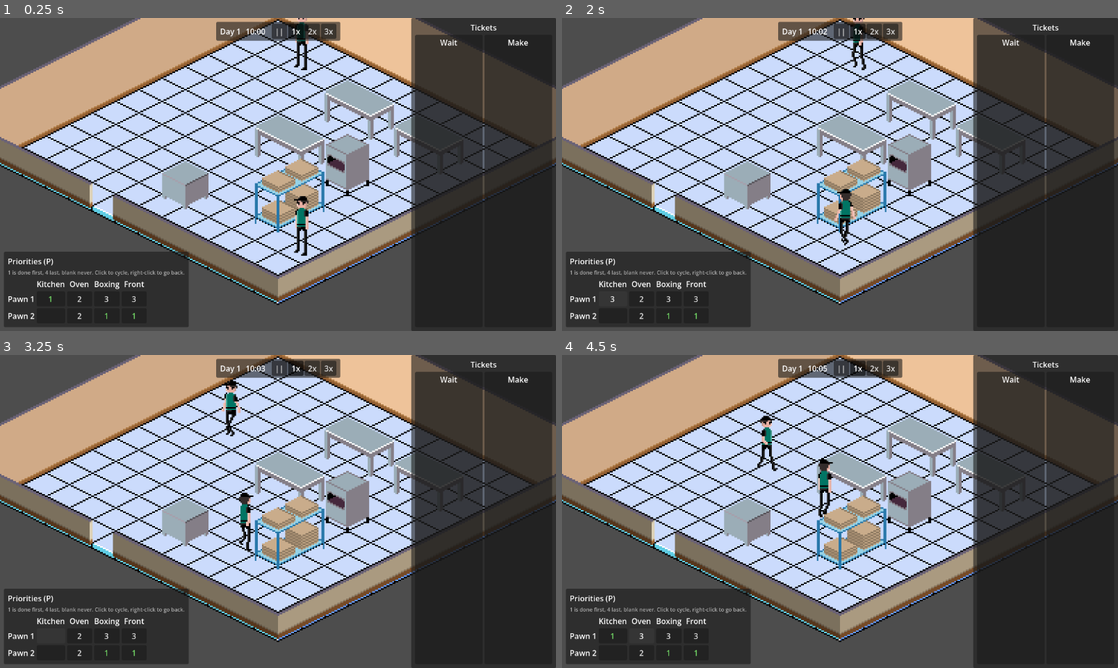
Above: before the commit, frames 1-4 (two rows, left to right).
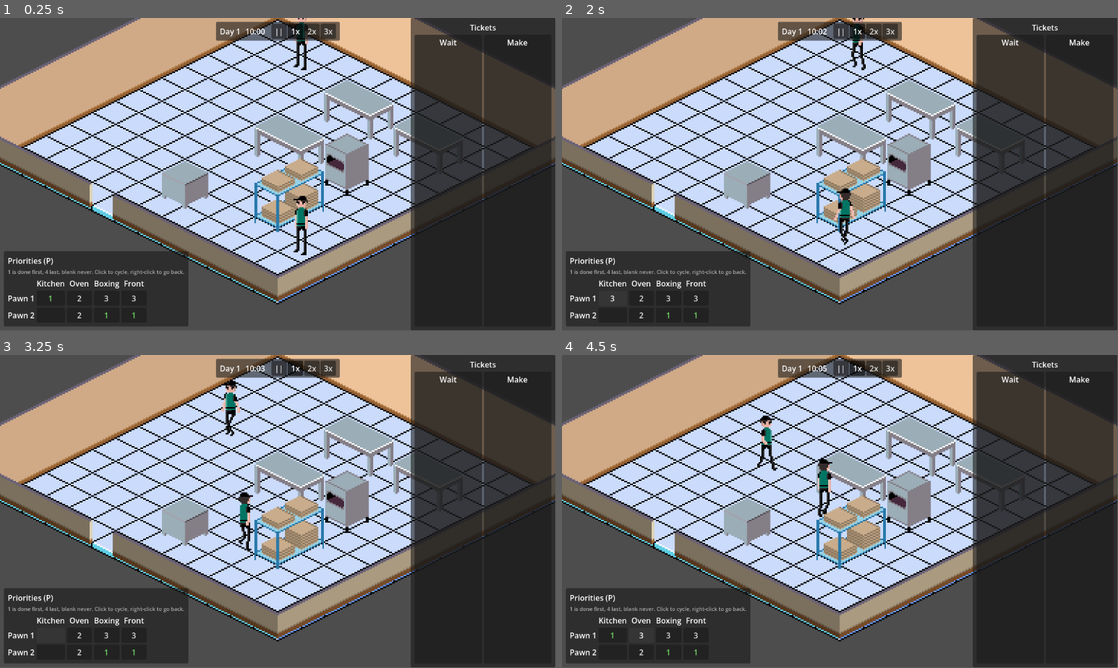
Above: after the commit, the same moments.

Repository: Evil-As-Shit/P-Za
Game: Godot game, scene res://scenes/world/world.tscn
Same seed, same stepped clock (60 frames per second), same inputs: the game is played once before the commit and once after it.
Inputs (mouse positions are in pixels of both pictures, inside the frame that each line leads up to):
- Up to frame 1 (0.25 s): no input
- Up to frame 2 (2 s): click "1" at 0.5 s; click "2" at 1.25 s
- Up to frame 3 (3.25 s): click "3" at 2 s; click "4" at 2.75 s
- Up to frame 4 (4.5 s): click (612, 636) at 3.52 s; click "2" at 4.25 s
In our replay, the window is 800x450 before the commit and 799x449 after it. These sizes can differ from the game's own. Grey fills any space a smaller window leaves; there, only what the larger window draws over its background counts as a difference.

The runs differ from the first frame. In frame 1, 7.9% of the frame differs, in the area x 0-100%, y 0-100%; in frame 2, 7.9%; in frame 3, 7.9%; in frame 4, 7.8%.

Commit message:
Render at the window's size so resizing fills the window (pixels stay whole)

Diff:
--- a/project.godot
+++ b/project.godot
@@ -16,9 +16,7 @@
 
 [display]
 
-window/stretch/mode="canvas_items"
-window/stretch/aspect="expand"
-window/stretch/scale_mode="integer"
+window/stretch/mode="disabled"
 
 [input]
 
@@ -51,6 +49,16 @@
 "events": Array[InputEvent]([Object(InputEventKey,"resource_local_to_scene":false,"resource_name":"","device":-1,"windo …(208 unchanged characters)…
 ])
 }
+toggle_priorities={
+"deadzone": 0.2,
+"events": Array[InputEvent]([Object(InputEventKey,"resource_local_to_scene":false,"resource_name":"","device":-1,"window_id":0,"alt_pressed":false,"shift_pressed":false,"ctrl_pressed":false,"meta_pressed":false,"pressed":false,"keycode":0,"physical_keycode":80,"key_label":0,"unicode":0,"location":0,"echo":false,"script":null)
+])
+}
+toggle_walls={
+"deadzone": 0.2,
+"events": Array[InputEvent]([Object(InputEventKey,"resource_local_to_scene":false,"resource_name":"","device":-1,"window_id":0,"alt_pressed":false,"shift_pressed":false,"ctrl_pressed":false,"meta_pressed":false,"pressed":false,"keycode":0,"physical_keycode":67,"key_label":0,"unicode":0,"location":0,"echo":false,"script":null)
+])
+}
 toggle_pause={
 "deadzone": 0.2,
 "events": Array[InputEvent]([Object(InputEventKey,"resource_local_to_scene":false,"resource_name":"","device":-1,"windo …(208 unchanged characters)…
@@ -71,16 +79,6 @@
 "events": Array[InputEvent]([Object(InputEventKey,"resource_local_to_scene":false,"resource_name":"","device":-1,"windo …(208 unchanged characters)…
 ])
 }
-toggle_walls={
-"deadzone": 0.2,
-"events": Array[InputEvent]([Object(InputEventKey,"resource_local_to_scene":false,"resource_name":"","device":-1,"window_id":0,"alt_pressed":false,"shift_pressed":false,"ctrl_pressed":false,"meta_pressed":false,"pressed":false,"keycode":0,"physical_keycode":67,"key_label":0,"unicode":0,"location":0,"echo":false,"script":null)
-])
-}
-toggle_priorities={
-"deadzone": 0.2,
-"events": Array[InputEvent]([Object(InputEventKey,"resource_local_to_scene":false,"resource_name":"","device":-1,"window_id":0,"alt_pressed":false,"shift_pressed":false,"ctrl_pressed":false,"meta_pressed":false,"pressed":false,"keycode":0,"physical_keycode":80,"key_label":0,"unicode":0,"location":0,"echo":false,"script":null)
-])
-}
 
 [physics]
 
Not shown, changed: GDD.md
